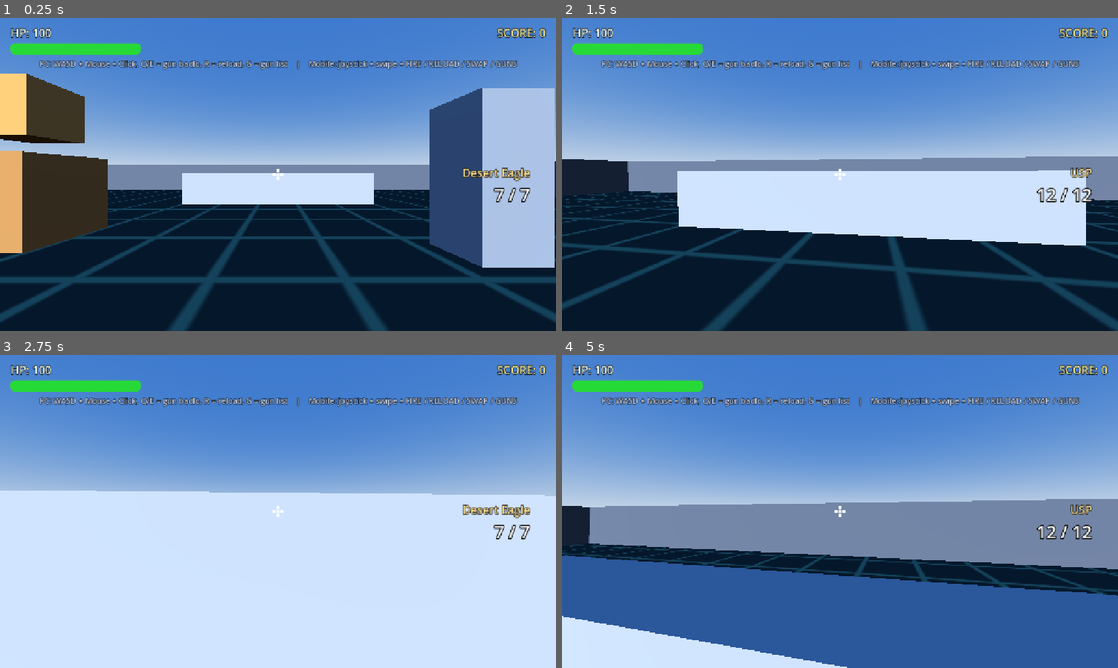
Above: before the commit, frames 1-4 (two rows, left to right).
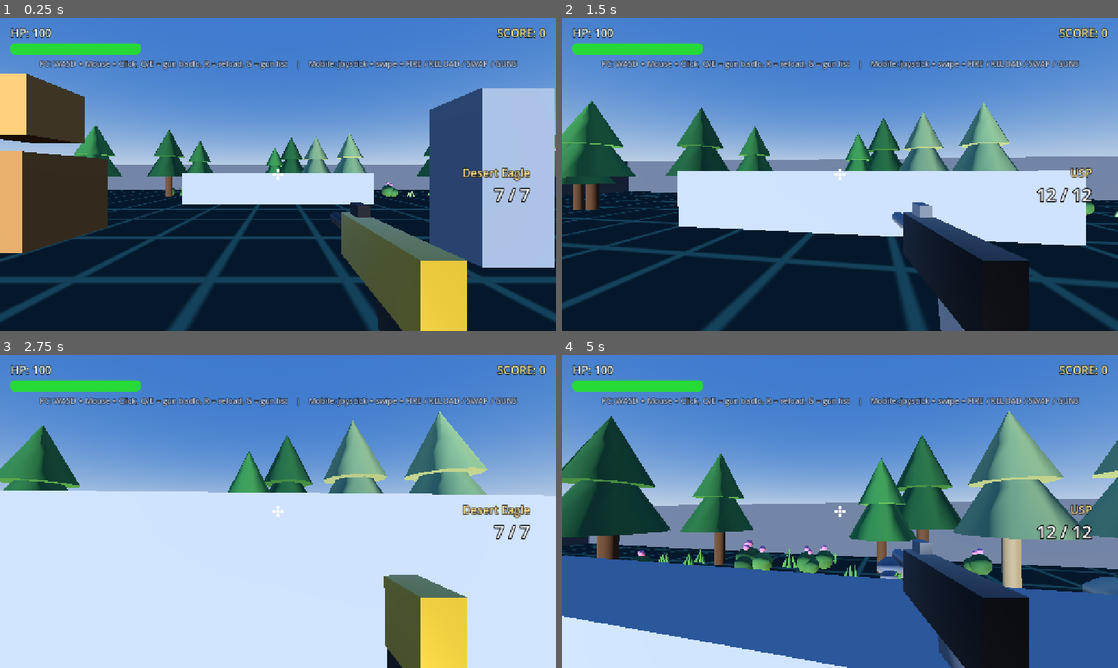
Above: after the commit, the same moments.

Repository: lk0024709-ux/Godot-fps-game-like-free-fire
Game: Godot game, scene res://scenes/main.tscn
Two runs of this game, one before a commit and one after it. Both use one fixed random seed, a clock stepped at 60 frames per second and the inputs below.
Inputs (mouse positions are in pixels of both pictures, inside the frame that each line leads up to):
- Up to frame 1 (0.25 s): no input
- Up to frame 2 (1.5 s): tap Enter at 0.5 s; move the mouse to (867, 174) at 0.52 s; press the mouse at (867, 174) at 0.53 s; hold W (move_forward) from 0.53 s (still down); tap Space (jump) at 0.77 s; move the mouse to (812, 174) at 1.27 s; release the mouse at (812, 174) at 1.28 s; tap E (next_weapon) at 1.35 s
- Up to frame 3 (2.75 s): keep holding W (move_forward); tap Space (jump) at 1.52 s; move the mouse to (289, 505) at 2.02 s; tap Q (prev_weapon) at 2.1 s
- Up to frame 4 (5 s): keep holding W (move_forward); tap Space (jump) at 2.75, 3.02, 3.77, 4.52 s; move the mouse to (834, 517) at 2.77 s; tap 1 at 2.85 s; click (834, 517) at 2.92 s; move the mouse to (878, 514) at 3.52 s; press the mouse at (878, 514) at 3.53 s; move the mouse to (795, 508) at 4.27 s; release the mouse at (795, 508) at 4.28 s; tap E (next_weapon) at 4.35 s

The runs differ from the first frame. In frame 1, 8.8% of the frame differs, in the area x 13-100%, y 34-100%; in frame 2, 9.8%; in frame 3, 11%; in frame 4, 25%, in the area x 0-100%, y 17-100%.
Error before the commit: Parse Error: Identifier "collision_layer_bits" not declared in the current scope. (res://scripts/assets.gd:853)

Commit message:
Parse error fix (collision_layer_bits) + tools/gdcheckrefs.py + normal sanitising
- assets.gd: fallback_vehicle() me purana param naam bacha reh gaya tha
  ('collision_layer_bits') — yahi CI ke parse gate me pakda gaya (Godot asli
  compiler ne), kyunki baaki scripts assets.gd preload karte hain.
- tools/gdcheckrefs.py: rename bugs pehle hi pakadne ke liye 2 checks —
  (1) <Helper>.<func>() calls helper file me exist karte hain ya nahi
  (2) koi function ka param body me use hua hai ya nahi
  Workflow step 8b me chal jata hai.
- tools/fbx2glb.py: zero/NaN normals ko face normal se replace karta hai
  (Godot 'non-finite normal in LOD generation' warning isse khatam).

Co-authored-by: arena-agent <297053741+arena-agent@users.noreply.github.com>

Diff:
--- a/scripts/assets.gd
+++ b/scripts/assets.gd
@@ -850,7 +850,7 @@
 static func fallback_vehicle(_model_name: String, body_color: Color) -> StaticBody3D:
 	var root := StaticBody3D.new()
 	root.name = "VehicleFallback"
-	root.collision_layer = collision_layer_bits
+	root.collision_layer = 1        # layer 1 = duniya (goli/enemy isi se takrate hain)
 
 	var body_mat := _mat(body_color, 0.35, 0.45)
 	var glass_mat := _mat(Color(0.10, 0.14, 0.20), 0.2, 0.25)
Not shown, changed: .github/workflows/build-apk.yml
Not shown, changed: tools/fbx2glb.py
Not shown, added: tools/gdcheckrefs.py
